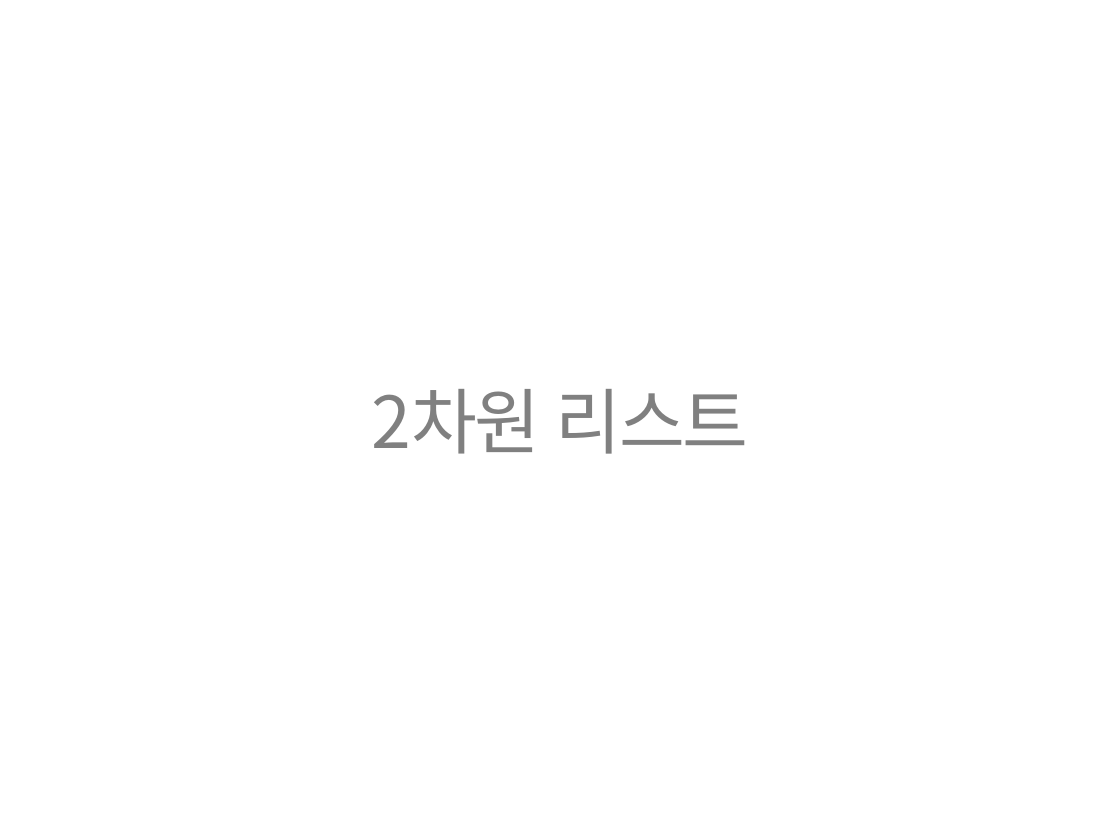
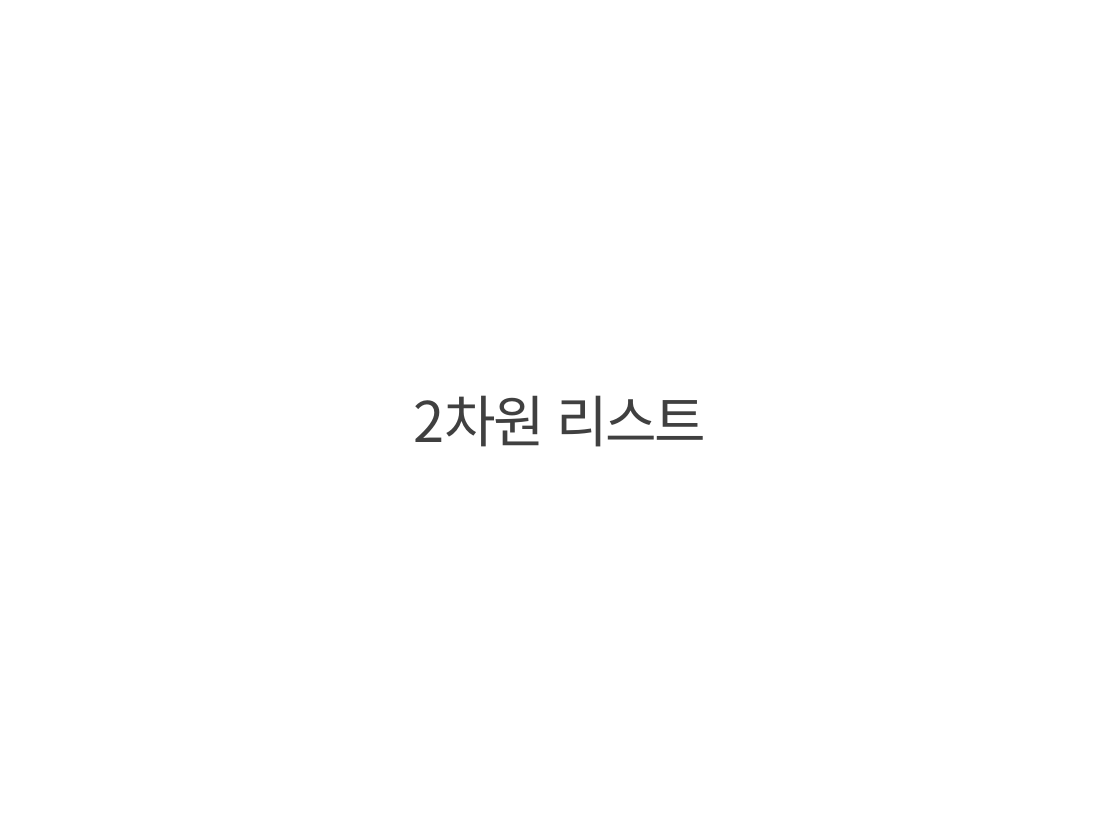
Before and after one commit to kwonkijun/python, a slide deck: slide 10 of 파이썬기초(PPT)/파이썬 기초 8강_반복문+조건문.pptx (slide 9 before the commit). Drawn at 1120x840 pixels with LibreOffice and Linux fonts; fonts in the diff are those of the drawing. Boxes give left, top, right and bottom in pixels: in the first picture for what was removed or moved away, otherwise in the second. Text is boxed around its words. In the diff, an @@ line names an element or a change of style, - is before the commit and + after.

```diff
--- a/파이썬기초(PPT)/파이썬 기초 8강_반복문+조건문.pptx
+++ b/파이썬기초(PPT)/파이썬 기초 8강_반복문+조건문.pptx
@@ text "2차원 리스트" at box(414, 395, 706, 447): size 46 to 36 pt, text colour #808080 to #404040 @@
```
Also in this commit, not shown: 8 other slides changed, 1 slide added, 39 other files.
